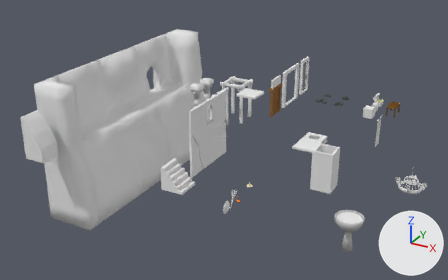
The Blender file Resources/Blender/Scenery/ModularDungeon/Assets.blend, before and after one commit.
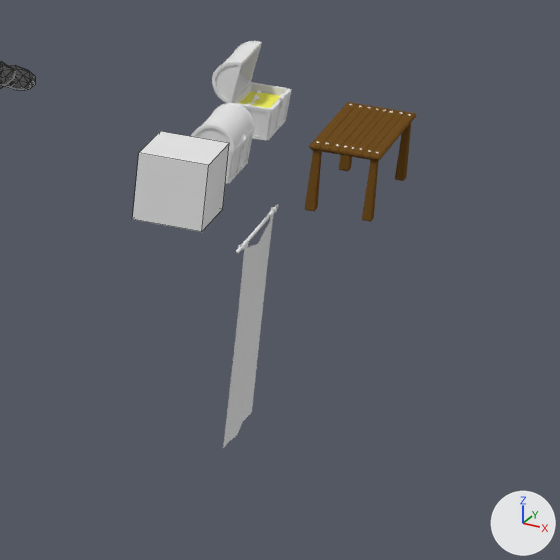
There are two pictures of each version: one whole from a 50 mm lens placed at (25.06, -50.82, 24.04), pointed at (-1.93, -1.75, -0.49), one close up on the part from 77% to 94% of the width and 31% to 58% of the height. Every picture has the same lights, and +X, +Y and +Z are marked at lower right. The close-ups show mesh edges as thin lines.

Script lines for the objects in view, before the commit:
```python
me_dn_chest_1 = bpy.data.meshes.new('Dn_Chest_1')
me_dn_chest_1.from_pydata(...)  # 614 vertices, 617 faces; spans x -0.341..0.36, y -0.524..0.524, z 0.0..0.862
me_dn_chest_1.materials.append(mat_material_torch)  # white #e7e7e7
me_dn_chest_2 = bpy.data.meshes.new('Dn_Chest_2')
me_dn_chest_2.from_pydata(...)  # 614 vertices, 617 faces; spans x -0.608..0.36, y -0.524..0.524, z 0.0..1.15
me_dn_chest_2.materials.append(mat_material_torch)  # white #e7e7e7
me_dn_rag_1 = bpy.data.meshes.new('Dn_Rag_1')
me_dn_rag_1.from_pydata(...)  # 117 vertices, 82 faces; spans x 0.12..0.18, y -0.72..0.72, z -3.17..0.03
me_dn_rag_1.polygons.foreach_set('use_smooth', [True] * 82)
me_dn_rag_1.materials.append(mat_material_rag)  # white #e7e7e7
ob_dn_chest_1 = bpy.data.objects.new('Dn_Chest_1', me_dn_chest_1)
ob_dn_chest_1.location = (9.0, 12.0, 0.0)
ob_dn_chest_2 = bpy.data.objects.new('Dn_Chest_2', me_dn_chest_2)
ob_dn_chest_2.location = (9.0, 14.0, 0.0)
ob_dn_rag_1 = bpy.data.objects.new('Dn_Rag_1', me_dn_rag_1)
ob_dn_rag_1.location = (10.0, 10.0, 0.0)
# also in view: 'Dn_Crate_1' at (9.0, 10.0, 0.5); 'Dn_Stone_3' at (5.11, 14.04, 0.13); 'Dn_Table_1' at (11.0, 12.0, 0.5)
```
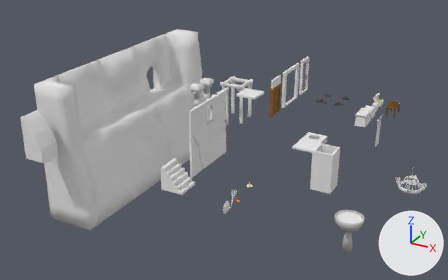
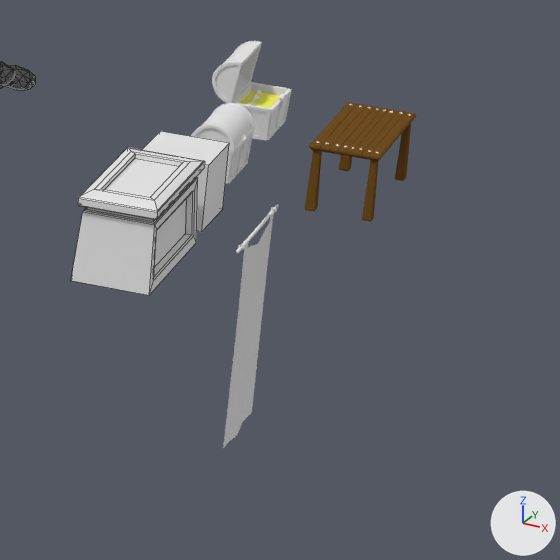
Changed parts and their boxes (x1, y1, x2, y2) in the close-ups (560 x 560 px):
'Dn_Thomb_1', added
    after: (71, 147, 205, 295)

What the commit changed:
Material 'Material.Marble' (mat_material_marble) is new.
Its base color is (0.8, 0.8, 0.8) (white #e7e7e7).
Mesh me_dn_thomb_1 is new.
It has 72 vertices, 70 faces and spans x -0.55..0.55, y -1.1..1.1, z 0.0..1.27.
It uses material mat_material_marble (white #e7e7e7).
Object 'Dn_Thomb_1' (ob_dn_thomb_1) is new; it shows me_dn_thomb_1.
Its location is (9.0, 7.97, 0.0).
